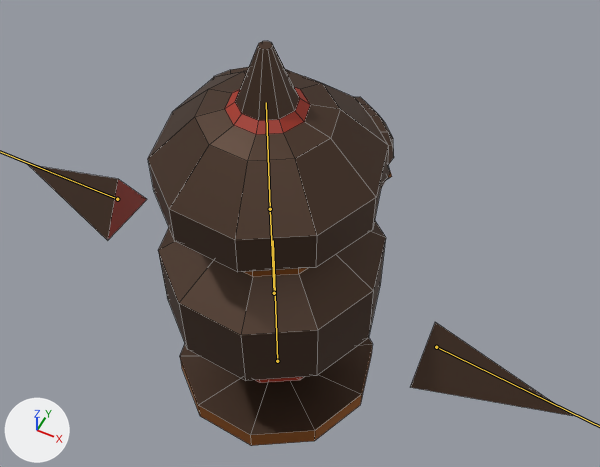
Two versions of the FBX model Assets/Resources/Animations/Turret/Doguu_Activation.fbx, one commit apart.
One viewpoint serves both versions: a 50 mm lens placed at (2.49, -4.38, 7.84), pointed at (-0.01, 0.63, 1.59). Lighting does not change. The marker at lower left points along +X, +Y and +Z. The bones that bend it are drawn over the model as lines. Mesh edges are drawn as thin lines.
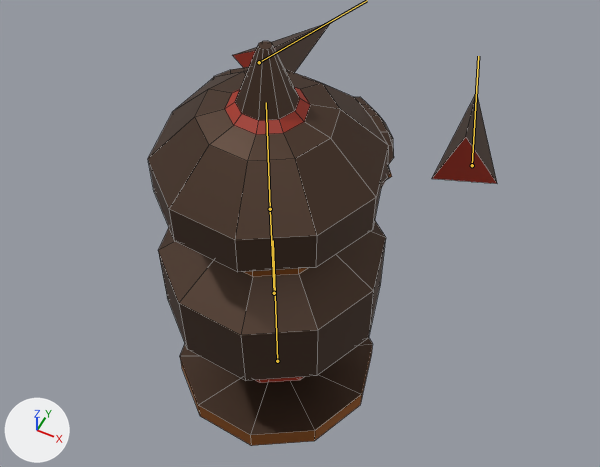
The newer file adds an action. The first version stands in its rest pose; the second is drawn at frame 41 of the action 'Armature|AimAndShoot'.

Diff of the bpy script that builds the scene:
```diff
--- a/Assets/Resources/Animations/Turret/Doguu_Activation.fbx.py
+++ b/Assets/Resources/Animations/Turret/Doguu_Activation.fbx.py
@@ bone_arm_r @@
 bone_arm_r = bpy.data.objects['Armature'].pose.bones['Arm.R']  # child of 'Base'
-bone_arm_r.location = (0.0, 0.0, 0.0)
-bone_arm_r.rotation_quaternion = (1.0, 0.0, 0.0, 0.0)  # degrees (0, 0, 0)
+bone_arm_r.location = (-1.3, -3.11, -1.63)
+bone_arm_r.rotation_quaternion = (-0.5, 0.237, 0.582, -0.596)  # degrees (-77, -17, 114)
@@ bone_arm_l @@
 bone_arm_l = bpy.data.objects['Armature'].pose.bones['Arm.L']  # child of 'Base'
-bone_arm_l.location = (0.0, 0.0, 0.0)
-bone_arm_l.rotation_quaternion = (1.0, 0.0, 0.0, 0.0)  # degrees (0, 0, 0)
+bone_arm_l.location = (-1.27, -3.05, -1.76)
+bone_arm_l.rotation_quaternion = (0.428, -0.521, 0.701, -0.234)  # degrees (-124, 21, -96)
```

Where the change shows, as pixel boxes [x1, y1, x2, y2] in the pictures (600 x 467 px):
'Cylinder', posed (36% narrower): before [27, 41, 572, 446]; after [148, 22, 497, 446]
